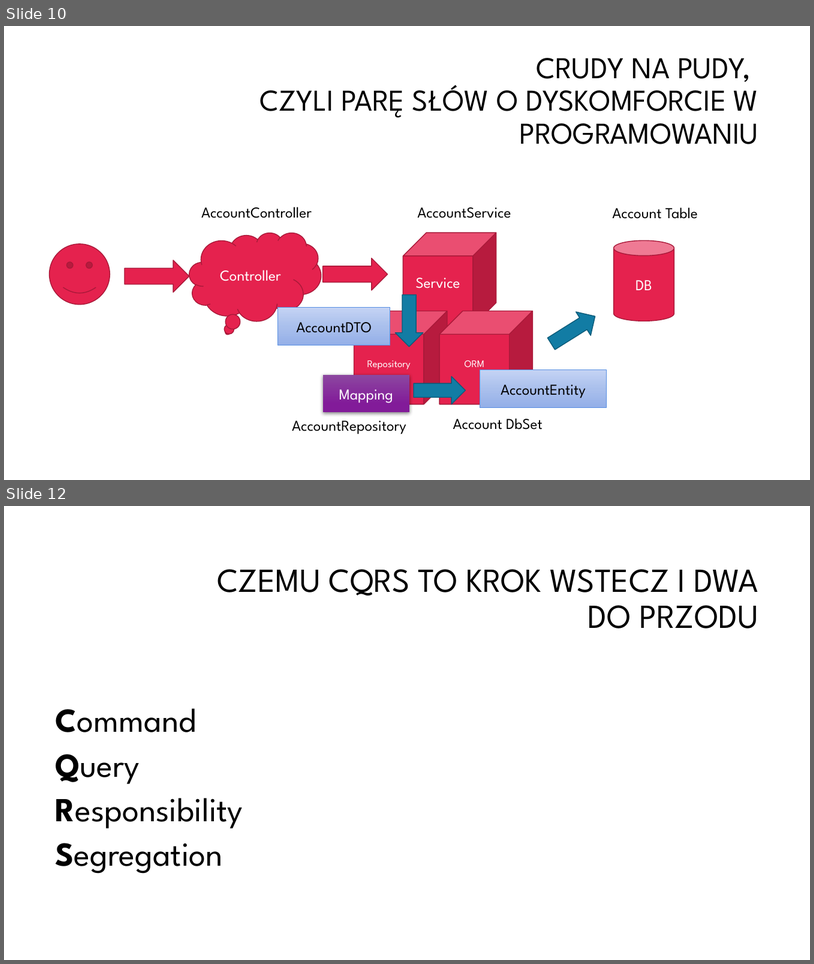
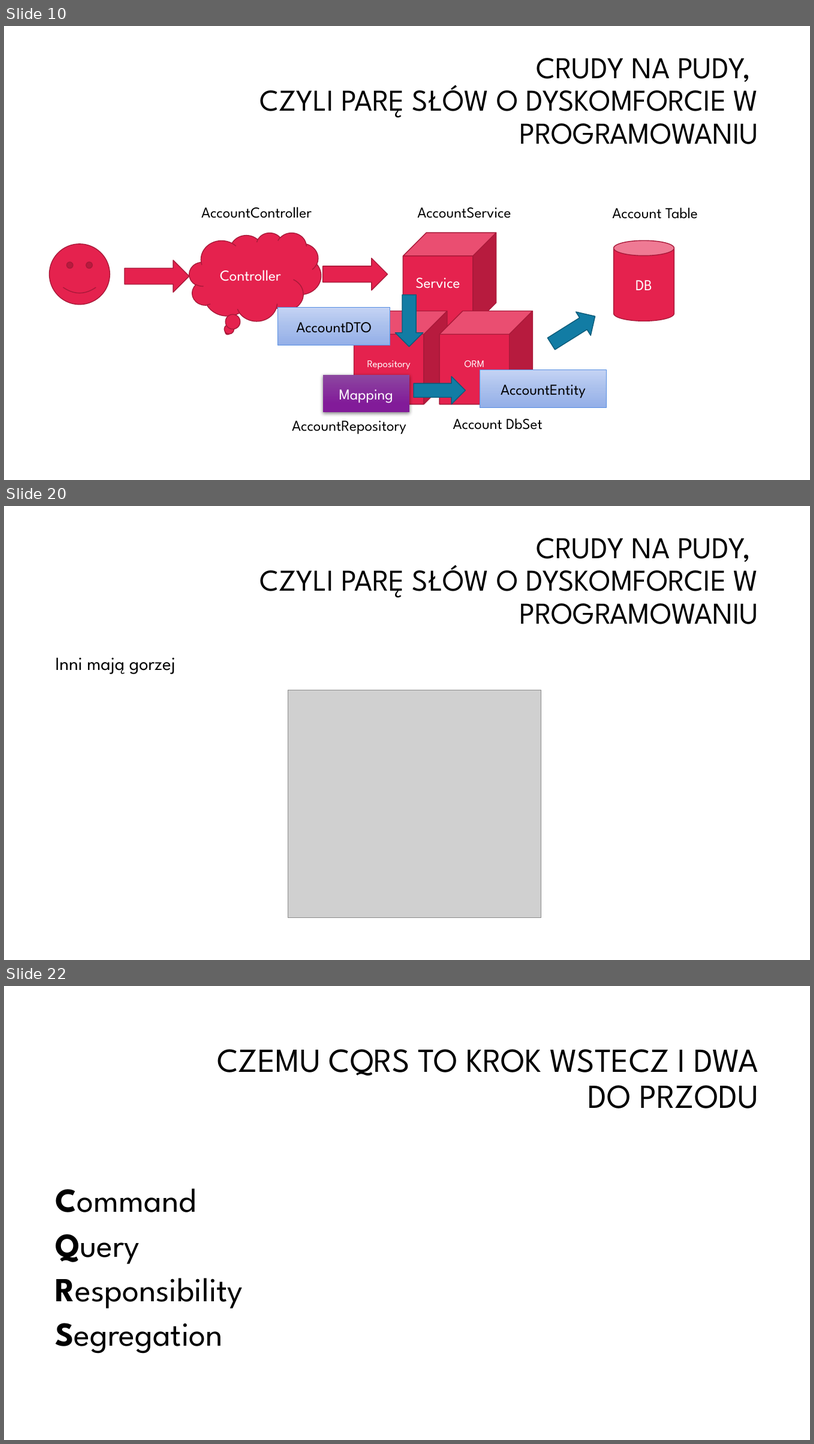
Before and after one commit to oskardudycz/EventSourcing.NetCore, a slide deck: Slides.pptx. Shown one above the other, each under a label of ours: slides 10 and 12 before the commit, slides 10, 20 and 22 after it; the slides between them are not shown. The pictures are 814x964 and 814x1444 pixels, drawn with LibreOffice and Linux fonts; fonts in the diff are those of the drawing; grey boxes stand for pictures; background and template pictures are left out. Boxes give left, top, right and bottom in pixels: in the first picture for what was removed or moved away, otherwise in the second. Text is boxed around its words. In the diff, an @@ line names an element or a change of style, - is before the commit and + after.

```diff
--- a/Slides.pptx
+++ b/Slides.pptx
@@ slide 20 added at [4,506,810,960], background #FFFFFF @@
@@ title added at [260,538,759,624], 36 pt, text #000000 @@
+CRUDY NA PUDY,
+CZYLI PARĘ SŁÓW O DYSKOMFORCIE W PROGRAMOWANIU
@@ text added at [56,657,176,674], 22 pt, text #000000 @@
+Inni mają gorzej
@@ picture added at [288,690,541,918] @@
@@ what was slide 12 is now slide 22 @@
```
Also in this commit, not shown: 10 other slides added, 1 slide removed.
